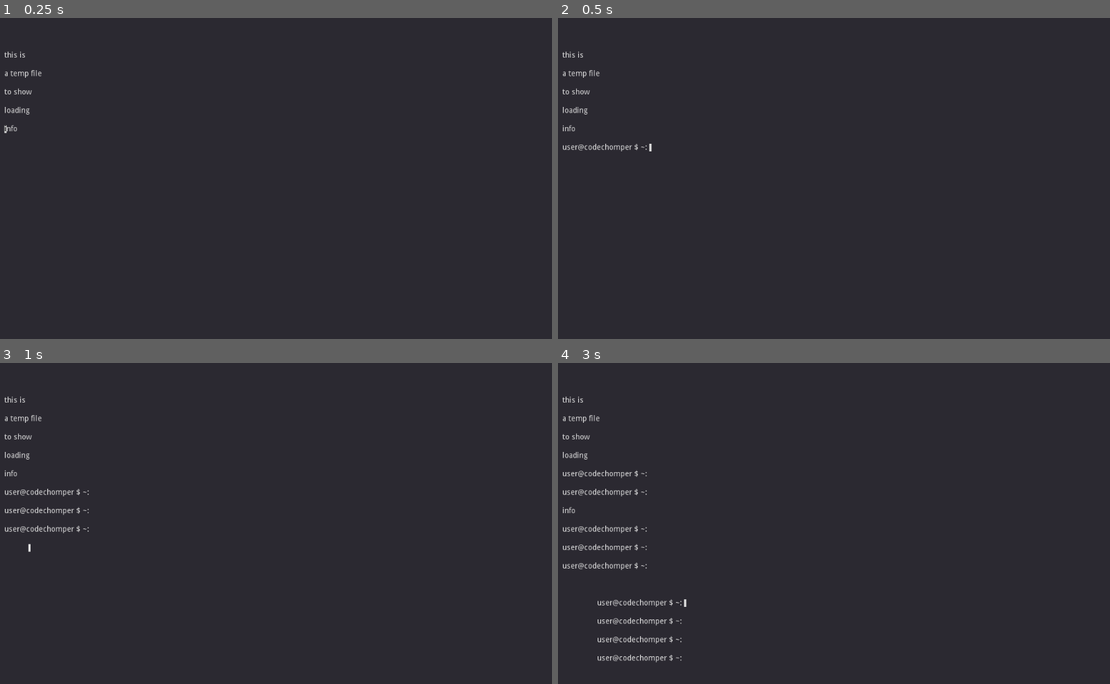
Above: before the commit, frames 1-4 (two rows, left to right).
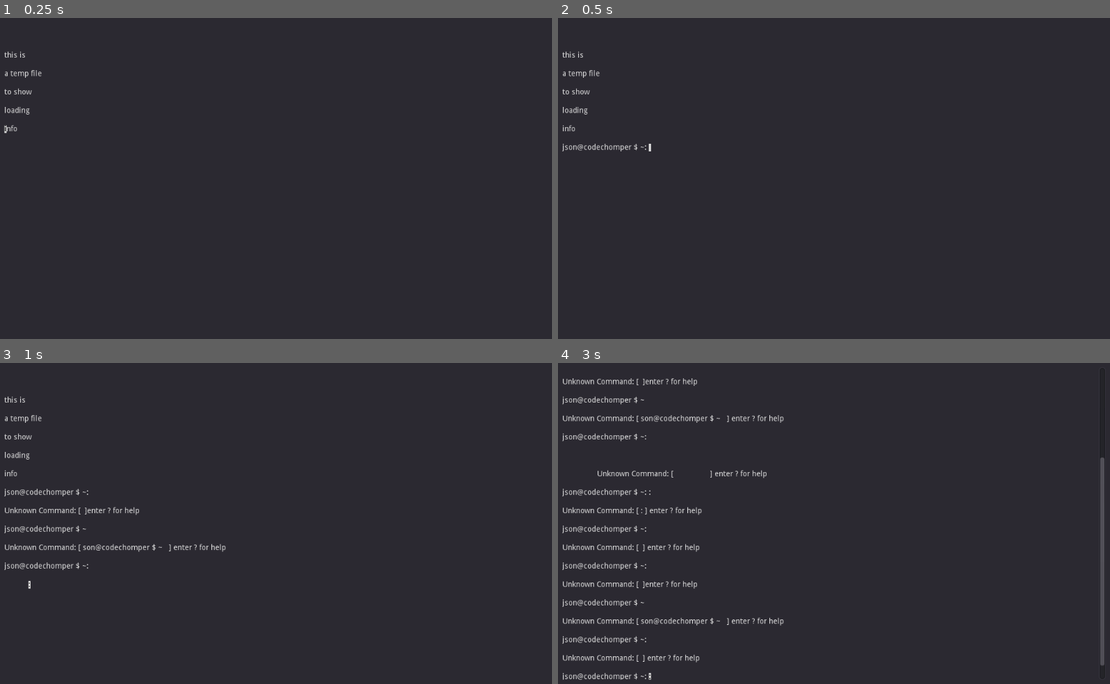
Above: after the commit, the same moments.

Repository: CodeChomper/LDJam45
Game: Godot game, scene res://Scenes/Console.tscn
Two runs of this game, one before a commit and one after it. Both use one fixed random seed, a clock stepped at 60 frames per second and the inputs below.
Inputs (mouse positions are in pixels of both pictures, inside the frame that each line leads up to):
- Up to frame 1 (0.25 s): no input
- Up to frame 2 (0.5 s): no input
- Up to frame 3 (1 s): tap Enter (ui_accept) at 0.5, 0.77, 0.8 s; move the mouse to (397, 507) at 0.52 s; hold Up (ui_up) from 0.53 s (still down); hold Backspace (Delete) from 0.53 s (still down); click (397, 507) at 0.67 s
- Up to frame 4 (3 s): tap Enter (ui_accept) at 1.07, 1.35, 1.52, 1.82, 2.3, 2.75 s; move the mouse to (723, 539) at 1.27 s; release Up (ui_up) at 1.28 s; release Backspace (Delete) at 1.28 s; hold Left (ui_left) 1.28-2.03 s; click (723, 539) at 1.42 s; tap Backspace (Delete) at 1.55, 2.85 s; move the mouse to (889, 452) at 2.02 s; hold Backspace (Delete) 2.03-2.78 s; hold Up (ui_up) from 2.03 s (still down); click (889, 452) at 2.17 s; move the mouse to (806, 587) at 2.77 s; click (806, 587) at 2.92 s

Frame 1 is identical in both runs. In frame 2, 0.2% of the frame differs, in the area x 0-18%, y 39-42%; in frame 3, 1.0%; in frame 4, 3.9%, in the area x 0-99%, y 4-99%.

Commit message:
commands are being processed, early stages

Diff:
--- a/Scenes/Console.tscn
+++ b/Scenes/Console.tscn
@@ -31,4 +31,3 @@
 caret_blink = true
 caret_moving_by_right_click = false
 script = ExtResource( 1 )
-[connection signal="text_changed" from="TextEdit" to="TextEdit" method="_on_TextEdit_text_changed"]
--- a/Scripts/Console.gd
+++ b/Scripts/Console.gd
@@ -3,27 +3,24 @@
 # Declare member variables here. Examples:
 # var a = 2
 # var b = "text"
-var print_line = false
 var cur_line = 0
 var cur_column = 0
 var cur_path = "~"
 var cur_min_column = 0
+var commands = []
 
 # Called when the node enters the scene tree for the first time.
 func _ready():
+
 	self.grab_focus()
 	cur_line = self.cursor_get_line()
 	init()
 	pass # Replace with function body.
 
-# Called every frame. 'delta' is the elapsed time since the previous frame.
-#func _process(delta):
-#	pass
-
 
 func init():
+	#print_file("res://TextFiles/BootText.tres")
 	print_file("res://TextFiles/TempLoadText.tres")
-	#print_file("res://TextFiles/LoadingScreen.tres")
 	pass
 
 func print_file(path):
@@ -45,21 +42,12 @@
 	add_user_path()
 
 func add_user_path():
-	self.insert_text_at_cursor("user@codechomper $ " + cur_path + ": ")
+	self.insert_text_at_cursor("json@codechomper $ " + cur_path + ": ")
 	cur_min_column = cursor_get_column()
 	print(str(cur_min_column))
 
-
-
-
-func _on_TextEdit_text_changed():
-#	if self.cursor_get_column() == 0:
-#		print("last line: " + self.get_line(self.cursor_get_line() - 1))
-#		add_user_path()
-	pass
-
+# warning-ignore:unused_argument
 func _process(delta):
-	cur_column = self.cursor_get_column()
 	if Input.is_action_just_pressed("ui_left"):
 		print("left")
 		self.cursor_set_column(cur_column + 1)
@@ -68,9 +56,47 @@
 		self.cursor_set_line(self.cursor_get_line() + 2)
 
 	if Input.is_action_just_pressed("ui_accept"):
-		print("last line: " + self.get_line(self.cursor_get_line() - 1))
-		add_user_path()
+		var last_line = self.get_line(self.cursor_get_line() - 1)
+		var command = last_line.right(last_line.find(": ",0) + 2)
+		print(command)
+		commands.push_front(command)
+		run_command(command)
 
 	if Input.is_action_pressed("Delete"):
-		if self.cursor_get_column() < cur_min_column + 1:
+		if self.cursor_get_column() < cur_min_column:
 			self.insert_text_at_cursor(" ")
+
+
+
+
+	get_tree().set_input_as_handled()
+
+		#self.select(cur_line,cur_column,cur_line,cur_column)
+
+	cur_line = self.cursor_get_line()
+	cur_column = self.cursor_get_column()
+
+func _input(event):
+	if Input.is_mouse_button_pressed(BUTTON_LEFT) or Input.is_mouse_button_pressed(BUTTON_RIGHT):
+		get_tree().set_input_as_handled()
+		self.cursor_set_line(cur_line)
+		self.cursor_set_column(cur_column)
+		deselect()
+
+
+func run_command(command):
+	command = command.to_lower()
+	match command:
+		'?':
+			print_file("res://TextFiles/Help.tres")
+		'h':
+			print_file("res://TextFiles/Help.tres")
+		"help":
+			print_file("res://TextFiles/Help.tres")
+		"clear":
+			self.text = ""
+		"cls":
+			self.text = ""
+		_:
+			insert_text_at_cursor("Unknown Command: [ " + command + " ] enter ? for help\n")
+			add_user_path()
--- /dev/null
+++ b/TextFiles/Help.tres
@@ -0,0 +1,6 @@
+Commands ========================================
+ls								to list files
+cd [targetDir]			to change to that directory
+clear							to clear the console
+cat [targetFile]			to read that file
+=================================================
--- a/project.godot
+++ b/project.godot
@@ -25,7 +25,36 @@
 "deadzone": 0.5,
 "events": [ Object(InputEventKey,"resource_local_to_scene":false,"resource_name":"","device":0,"alt":false,"shift":false,"control":false,"meta":false,"command":false,"pressed":false,"scancode":16777221,"unicode":0,"echo":false,"script":null)
 , Object(InputEventKey,"resource_local_to_scene":false,"resource_name":"","device":0,"alt":false,"shift":false,"control":false,"meta":false,"command":false,"pressed":false,"scancode":16777222,"unicode":0,"echo":false,"script":null)
-, Object(InputEventJoypadButton,"resource_local_to_scene":false,"resource_name":"","device":0,"button_index":0,"pressure":0.0,"pressed":false,"script":null)
+ ]
+}
+ui_select={
+"deadzone": 0.5,
+"events": [ Object(InputEventKey,"resource_local_to_scene":false,"resource_name":"","device":0,"alt":false,"shift":false,"control":false,"meta":false,"command":false,"pressed":false,"scancode":32,"unicode":0,"echo":false,"script":null)
+ ]
+}
+ui_cancel={
+"deadzone": 0.5,
+"events": [ Object(InputEventKey,"resource_local_to_scene":false,"resource_name":"","device":0,"alt":false,"shift":false,"control":false,"meta":false,"command":false,"pressed":false,"scancode":16777217,"unicode":0,"echo":false,"script":null)
+ ]
+}
+ui_left={
+"deadzone": 0.5,
+"events": [ Object(InputEventKey,"resource_local_to_scene":false,"resource_name":"","device":0,"alt":false,"shift":false,"control":false,"meta":false,"command":false,"pressed":false,"scancode":16777231,"unicode":0,"echo":false,"script":null)
+ ]
+}
+ui_right={
+"deadzone": 0.5,
+"events": [ Object(InputEventKey,"resource_local_to_scene":false,"resource_name":"","device":0,"alt":false,"shift":false,"control":false,"meta":false,"command":false,"pressed":false,"scancode":16777233,"unicode":0,"echo":false,"script":null)
+ ]
+}
+ui_up={
+"deadzone": 0.5,
+"events": [ Object(InputEventKey,"resource_local_to_scene":false,"resource_name":"","device":0,"alt":false,"shift":false,"control":false,"meta":false,"command":false,"pressed":false,"scancode":16777232,"unicode":0,"echo":false,"script":null)
+ ]
+}
+ui_down={
+"deadzone": 0.5,
+"events": [ Object(InputEventKey,"resource_local_to_scene":false,"resource_name":"","device":0,"alt":false,"shift":false,"control":false,"meta":false,"command":false,"pressed":false,"scancode":16777234,"unicode":0,"echo":false,"script":null)
  ]
 }
 Delete={
